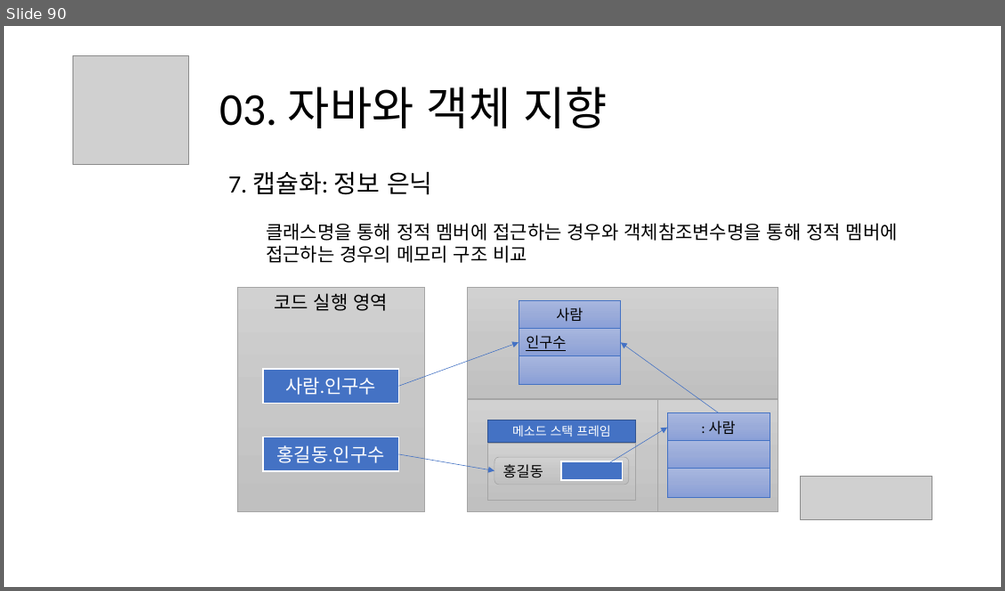
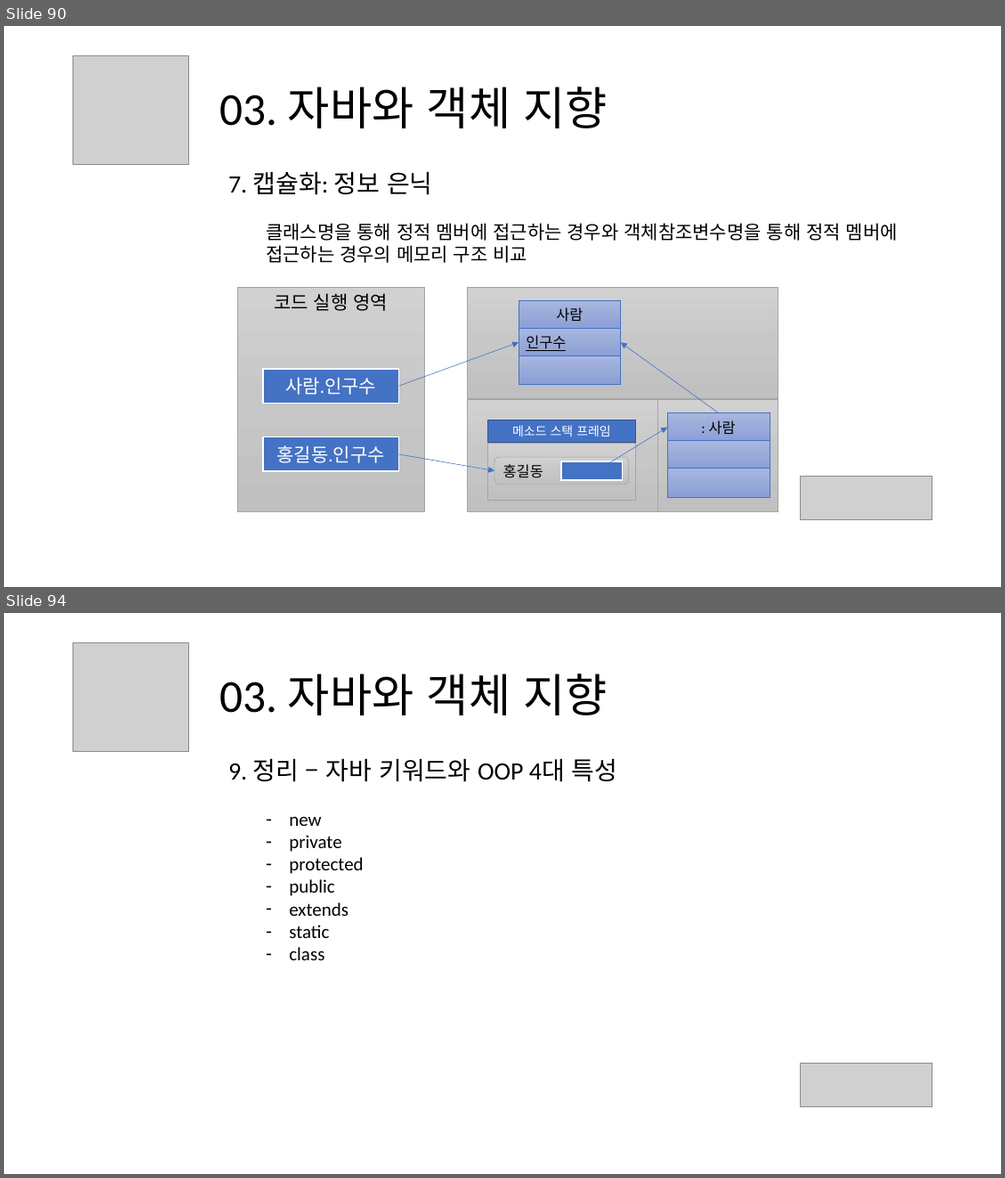
Before and after one commit to mazdah/HTTPTest, a slide deck: docs/스프링 입문을 위한 객체 지향의 원리와 이해 .pptx. Shown one above the other, each under a label of ours: slide 90 before the commit, slides 90 and 94 after it; the slides between them are not shown. The pictures are 1005x591 and 1005x1178 pixels, drawn with LibreOffice and Linux fonts; fonts in the diff are those of the drawing; grey boxes stand for pictures. Boxes give left, top, right and bottom in pixels: in the first picture for what was removed or moved away, otherwise in the second. Text is boxed around its words. In the diff, an @@ line names an element or a change of style, - is before the commit and + after.

Commit message:
-  2022.09.14 학습 자료 정리 커밋

```diff
--- a/docs/스프링 입문을 위한 객체 지향의 원리와 이해 .pptx
+++ b/docs/스프링 입문을 위한 객체 지향의 원리와 이해 .pptx
@@ slide 94 added at [4,613,1001,1174], background #FFFFFF @@
@@ picture added at [73,643,189,751] @@
@@ title added at [219,674,607,715], 44 pt, text #000000 @@
+03. 자바와 객체 지향
@@ text added at [228,758,618,960], 18 pt, text #000000 @@
+9. 정리 – 자바 키워드와 OOP 4대 특성
+  – new
+  – private
+  – protected
+  – public
+  – extends
+  – static
+  – class
@@ picture added at [801,1063,933,1107] @@
```
Also in this commit, not shown: 1 slide changed, 3 other slides added.
